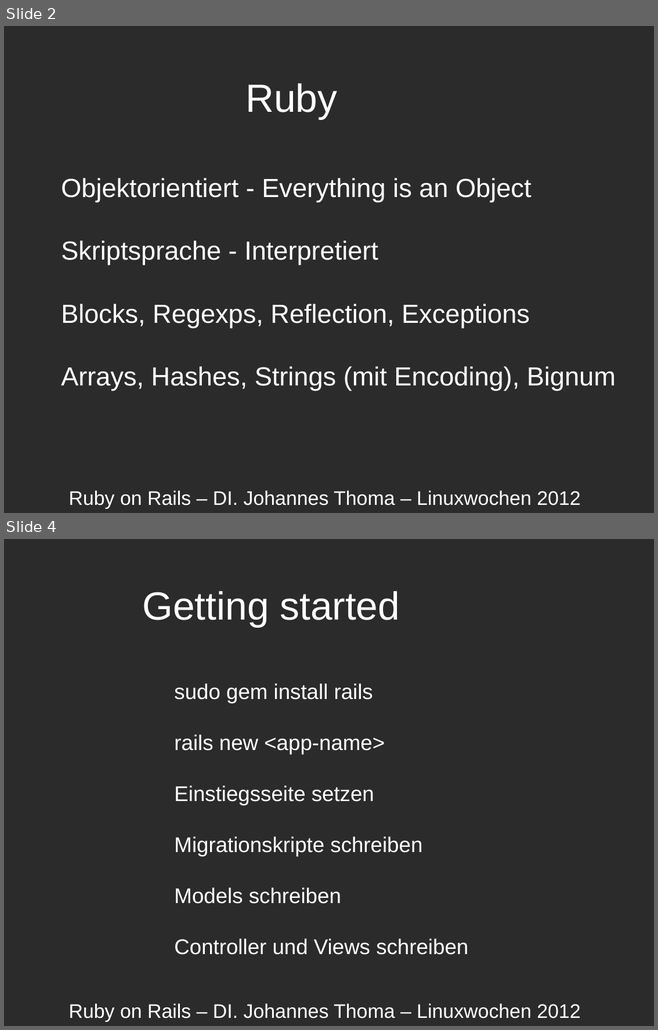
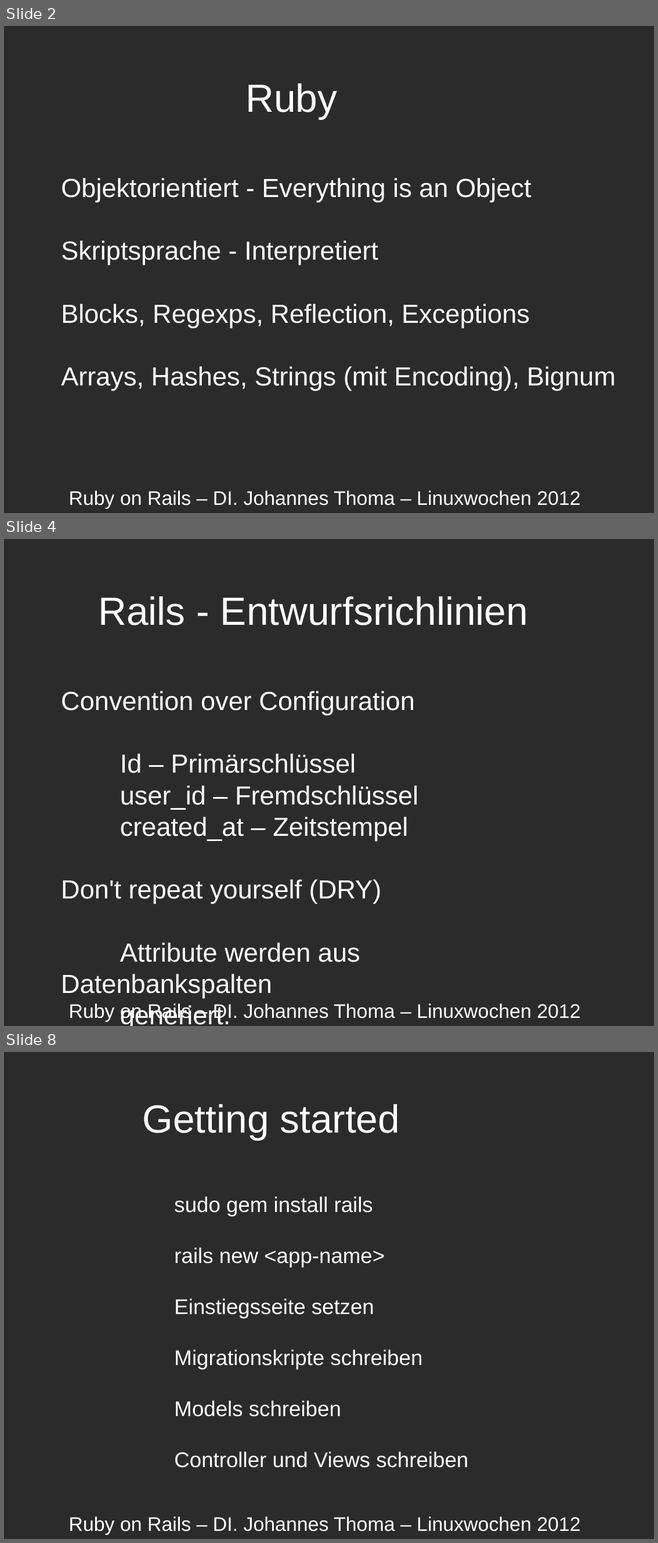
Before and after one commit to johannesthoma/rails-forum, a slide deck: doc/RailsSpeech.odp. Shown one above the other, each under a label of ours: slides 2 and 4 before the commit, slides 2, 4 and 8 after it; the slides between them are not shown. The pictures are 658x1030 and 658x1543 pixels, drawn with LibreOffice and Linux fonts; fonts in the diff are those of the drawing; background and template pictures are left out; a plain dark background stands for a picture behind light text. Boxes give left, top, right and bottom in pixels: in the first picture for what was removed or moved away, otherwise in the second. Text is boxed around its words. In the diff, an @@ line names an element or a change of style, - is before the commit and + after.

Commit message:
Updated slides

```diff
--- a/doc/RailsSpeech.odp
+++ b/doc/RailsSpeech.odp
@@ slide 4 added at [4, 539, 654, 1026], background picture (left out) @@
@@ text added at [98, 596, 528, 625], 48 pt, text #FFFFFF @@
+Rails - Entwurfsrichlinien
@@ text added at [61, 691, 418, 998], 32 pt, text #FFFFFF @@
+Convention over Configuration
+Id – Primärschlüssel
+user_id – Fremdschlüssel
+created_at – Zeitstempel
+Don't repeat yourself (DRY)
+Attribute werden aus Datenbankspalten
+generiert.
@@ text added at [69, 1004, 580, 1022], 24 pt, text #FFFFFF @@
+Ruby on Rails – DI. Johannes Thoma – Linuxwochen 2012
@@ what was slide 4 is now slide 8 @@
```
Also in this commit, not shown: 1 slide changed, 3 other slides added.
